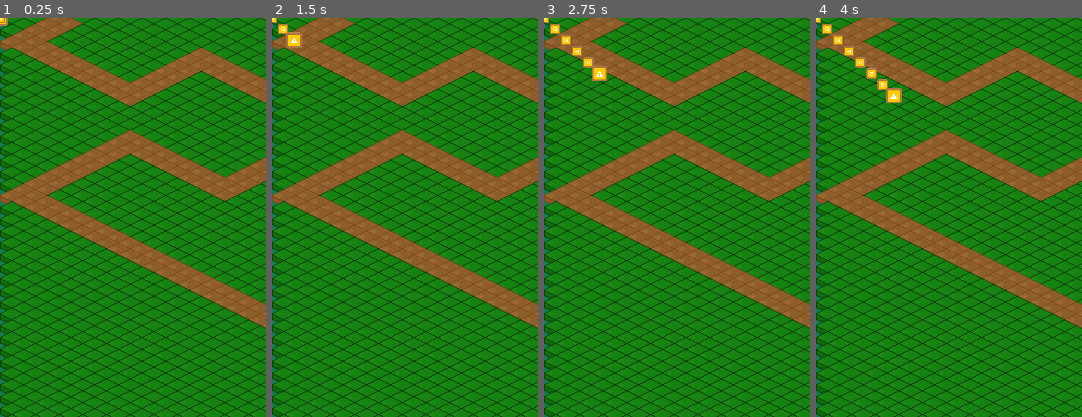
Above: before the commit, frames 1-4 (left to right).
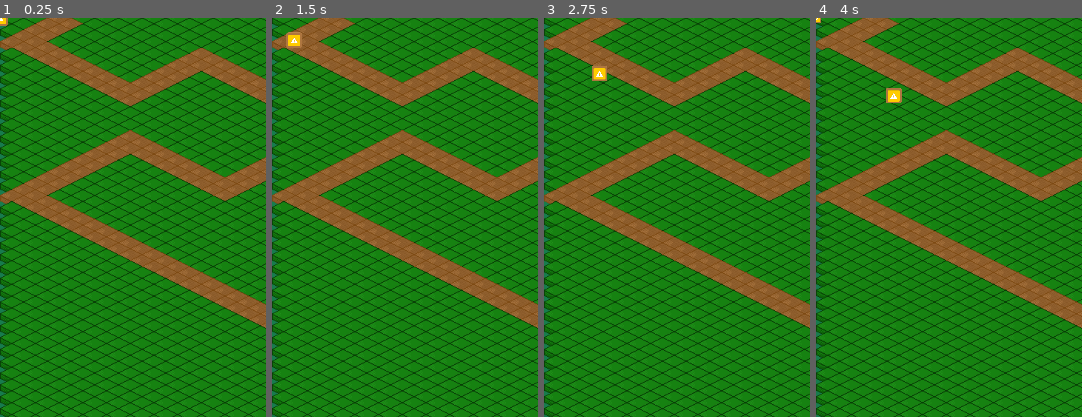
Above: after the commit, the same moments.

Repository: JanBat/GodotSandboxFun
Game: Godot game, scene res://snake_on_tilemap_test.tscn
Same seed, same stepped clock (60 frames per second), same inputs: the game is played once before the commit and once after it. This scene is started directly instead of the project's main scene.
Inputs:
- Up to frame 1 (0.25 s): no input
- Up to frame 2 (1.5 s): tap Enter at 0.5 s; hold Right (steer_right) 0.53-1.28 s; tap Up (steer_ahead) at 0.6, 1.35 s; hold Down (steer_back) from 1.28 s (still down)
- Up to frame 3 (2.75 s): tap Space at 2 s; release Down (steer_back) at 2.03 s; hold Right (steer_right) from 2.03 s (still down); tap Up (steer_ahead) at 2.1 s
- Up to frame 4 (4 s): tap Up (steer_ahead) at 2.85, 3.6 s; tap Enter at 3.5 s; release Right (steer_right) at 3.53 s; hold Left (steer_left) from 3.53 s (still down)
The pictures show only the part of the screen within x 0-50%, y 0-50%; the shares and areas given below are measured in that part.

The runs differ from the first frame. In frame 1, less than 0.1% of the frame differs, in the area x 0-2%, y 0-2%; in frame 2, 0.1%; in frame 3, 0.4%; in frame 4, 0.6%, in the area x 2-28%, y 1-19%.

Commit message:
clean up scene

Diff:
--- a/snake.tscn
+++ b/snake.tscn
@@ -1,9 +1,7 @@
-[gd_scene load_steps=5 format=3 uid="uid://dsjhm1josomyh"]
+[gd_scene load_steps=3 format=3 uid="uid://dsjhm1josomyh"]
 
 [ext_resource type="Script" path="res://snake.gd" id="1_arvse"]
 [ext_resource type="Texture2D" uid="uid://bfkveflcexy2e" path="res://art/boxExplosive.png" id="1_f1mm8"]
-[ext_resource type="Texture2D" uid="uid://pkpvwvknjjn5" path="res://art/boxCoinAlt.png" id="1_snoij"]
-[ext_resource type="Script" path="res://SnakeBodySegment.gd" id="2_w0t46"]
 
 [node name="Snake" type="Node2D"]
 scale = Vector2(0.2, 0.2)
@@ -23,42 +21,7 @@
 scale = Vector2(0.3, 0.3)
 texture = ExtResource("1_f1mm8")
 script = ExtResource("1_arvse")
-next_segment = NodePath("../Body1")
-
-[node name="Body1" type="Sprite2D" parent="Segments" node_paths=PackedStringArray("next_segment")]
-scale = Vector2(0.2, 0.2)
-texture = ExtResource("1_snoij")
-script = ExtResource("2_w0t46")
-next_segment = NodePath("../Body2")
-
-[node name="Body2" type="Sprite2D" parent="Segments" node_paths=PackedStringArray("next_segment")]
-scale = Vector2(0.2, 0.2)
-texture = ExtResource("1_snoij")
-script = ExtResource("2_w0t46")
-next_segment = NodePath("../Body3")
-
-[node name="Body3" type="Sprite2D" parent="Segments" node_paths=PackedStringArray("next_segment")]
-scale = Vector2(0.2, 0.2)
-texture = ExtResource("1_snoij")
-script = ExtResource("2_w0t46")
-next_segment = NodePath("../Body4")
-
-[node name="Body4" type="Sprite2D" parent="Segments" node_paths=PackedStringArray("next_segment")]
-scale = Vector2(0.2, 0.2)
-texture = ExtResource("1_snoij")
-script = ExtResource("2_w0t46")
-next_segment = NodePath("../Body5")
-
-[node name="Body5" type="Sprite2D" parent="Segments" node_paths=PackedStringArray("next_segment")]
-scale = Vector2(0.2, 0.2)
-texture = ExtResource("1_snoij")
-script = ExtResource("2_w0t46")
-next_segment = NodePath("../Body6")
-
-[node name="Body6" type="Sprite2D" parent="Segments"]
-scale = Vector2(0.2, 0.2)
-texture = ExtResource("1_snoij")
-script = ExtResource("2_w0t46")
+next_segment = NodePath("")
 
 [connection signal="timeout" from="MoveTimer" to="Segments/Head" method="_on_move_timer_timeout"]
 [connection signal="timeout" from="SnackTimer" to="Segments/Head" method="_on_snack_timer_timeout"]
